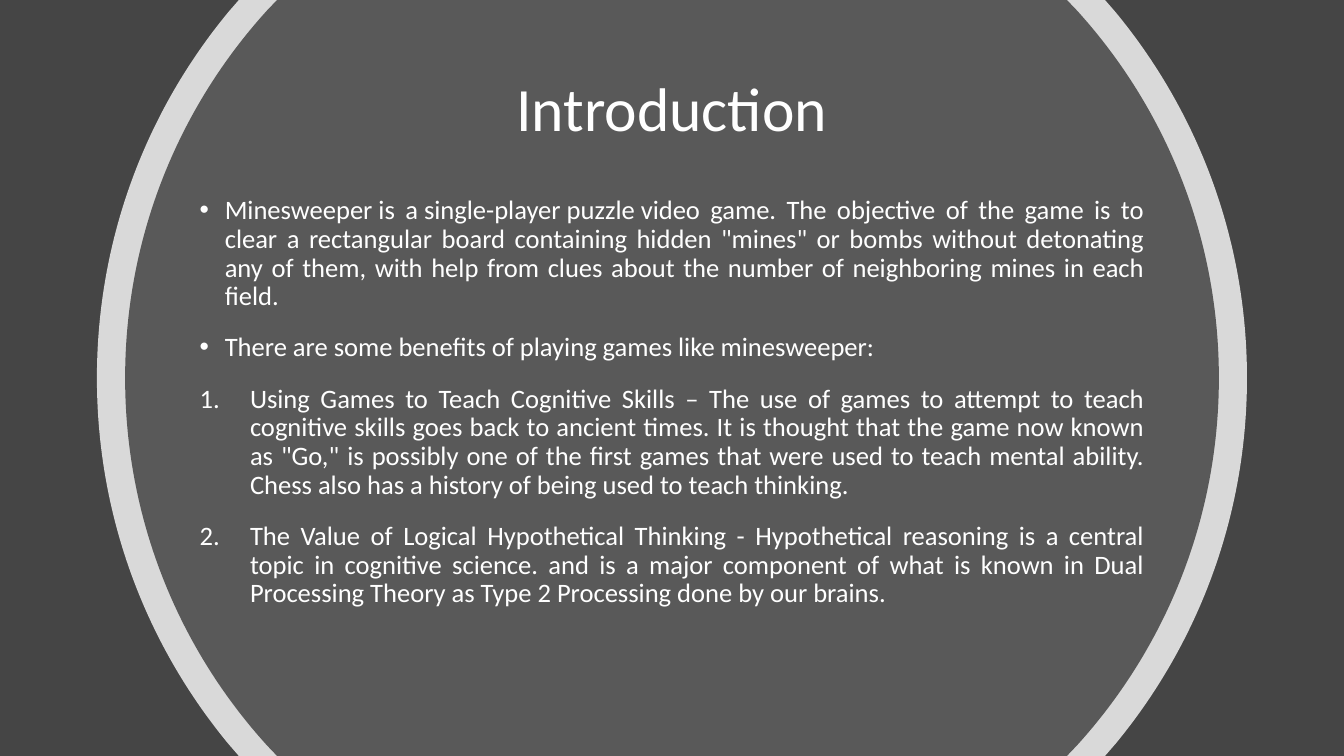
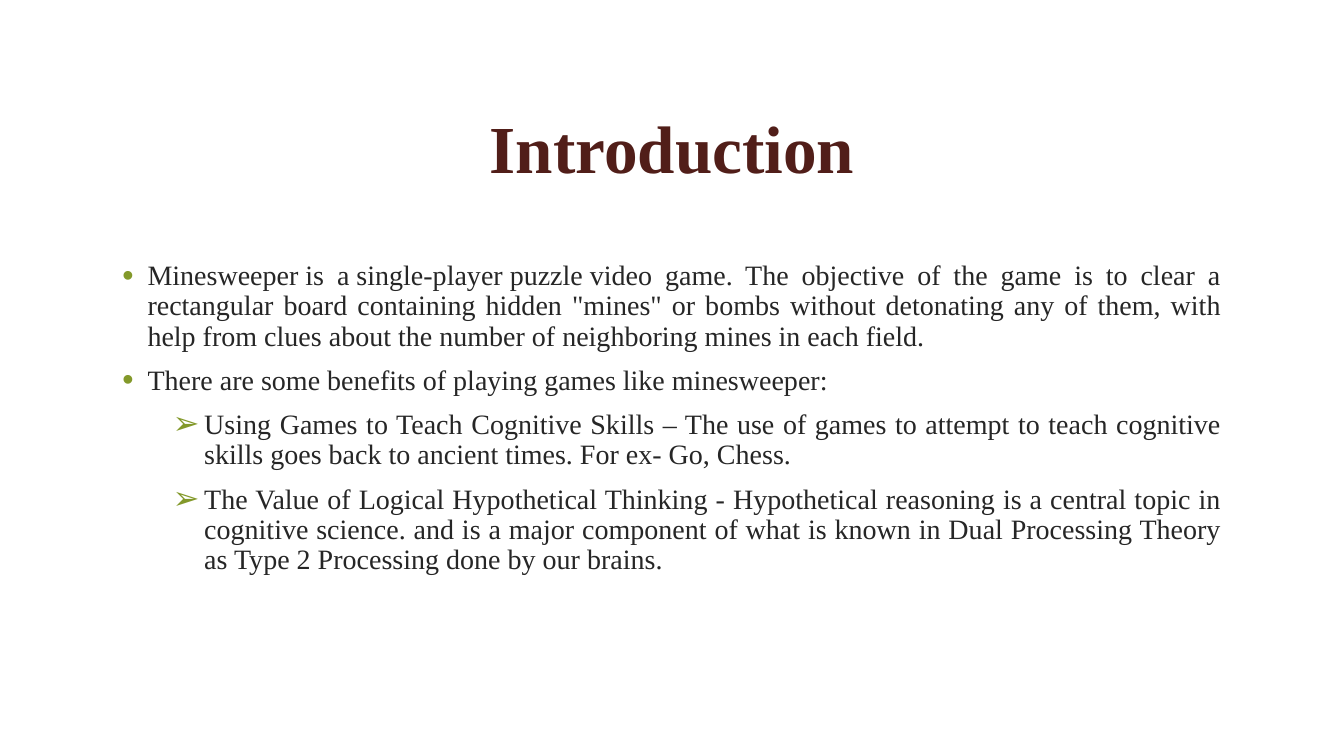
Before and after one commit to VikalpRusia/MineSweeper, a slide deck: slide 3 of documents/ppt/minesweeper_ppt.pptx. Drawn at 1344x756 pixels with LibreOffice and Linux fonts; fonts in the diff are those of the drawing; background and template pictures are left out. Boxes give left, top, right and bottom in pixels: in the first picture for what was removed or moved away, otherwise in the second. Text is boxed around its words. In the diff, an @@ line names an element or a change of style, - is before the commit and + after.

```diff
--- a/documents/ppt/minesweeper_ppt.pptx
+++ b/documents/ppt/minesweeper_ppt.pptx
@@ background #454545 to picture (left out) @@
@@ freeform shape removed at bbox=[97, 0, 1247, 756] @@
@@ freeform shape removed at bbox=[125, 0, 1219, 756] @@
@@ title "Introduction": place and size @@
-title "Introduction" at bbox=[516, 88, 827, 132]
+title "Introduction" at bbox=[490, 126, 854, 174]
@@ title "Introduction" at bbox=[490, 126, 854, 174]: size 44 to 48 pt, font Calibri to Times New Roman, text colour #FFFFFF to #511E19, bold on; line spacing 0.9 to 1 @@
@@ text "Minesweeper is a single-player puzzle ...": place and size @@
-text "Minesweeper is a single-player puzzle ..." at bbox=[225, 200, 1144, 607]
+text "Minesweeper is a single-player puzzle ..." at bbox=[148, 265, 1221, 575]
@@ text at bbox=[148, 265, 1221, 575]: size 19 to 20 pt, font Calibri to Times New Roman, text colour #FFFFFF to #262626 in "Minesweeper is a single-player puzzle video game. ...", "There are some benefits of playing games ...", "The Value of Logical Hypothetical Thinking - ..."; indent changed; less space between paragraphs; bullet 1. to ➢; list level 1 to 2 in "The Value of Logical Hypothetical ..." @@
@@ text at bbox=[204, 414, 1220, 470]: text changed; size 19 to 20 pt; font Calibri to Times New Roman; text colour #FFFFFF to #262626 @@
-1. Using Games to Teach Cognitive Skills – The use of games to attempt to teach cognitive skills goes back to ancient times. It is thought that the game now known as "Go," is possibly one of the first games that were used to teach mental ability. Chess also has a history of being used to teach thinking.
+  ➢ Using Games to Teach Cognitive Skills – The use of games to attempt to teach cognitive skills goes back to ancient times. For ex- Go, Chess.
```
Also in this commit, not shown: 10 other slides changed, 6 slides added, 3 slides removed.
